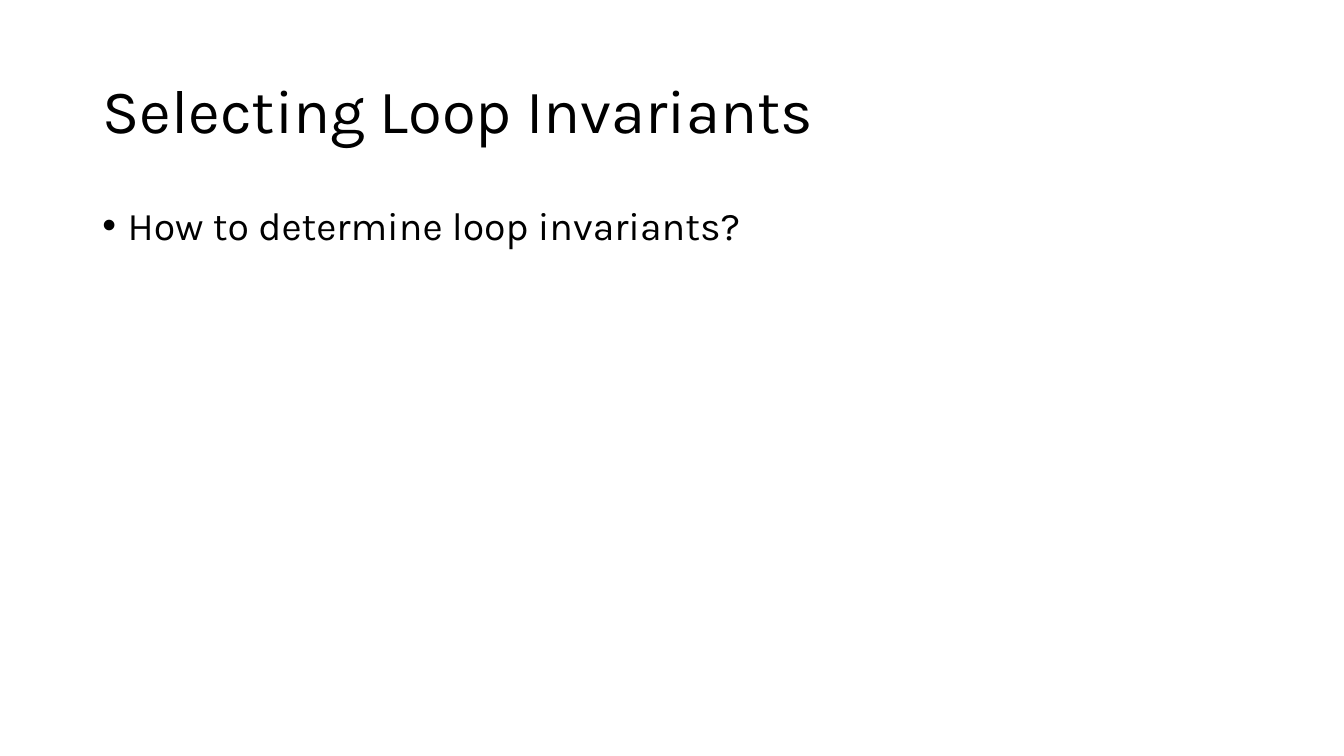
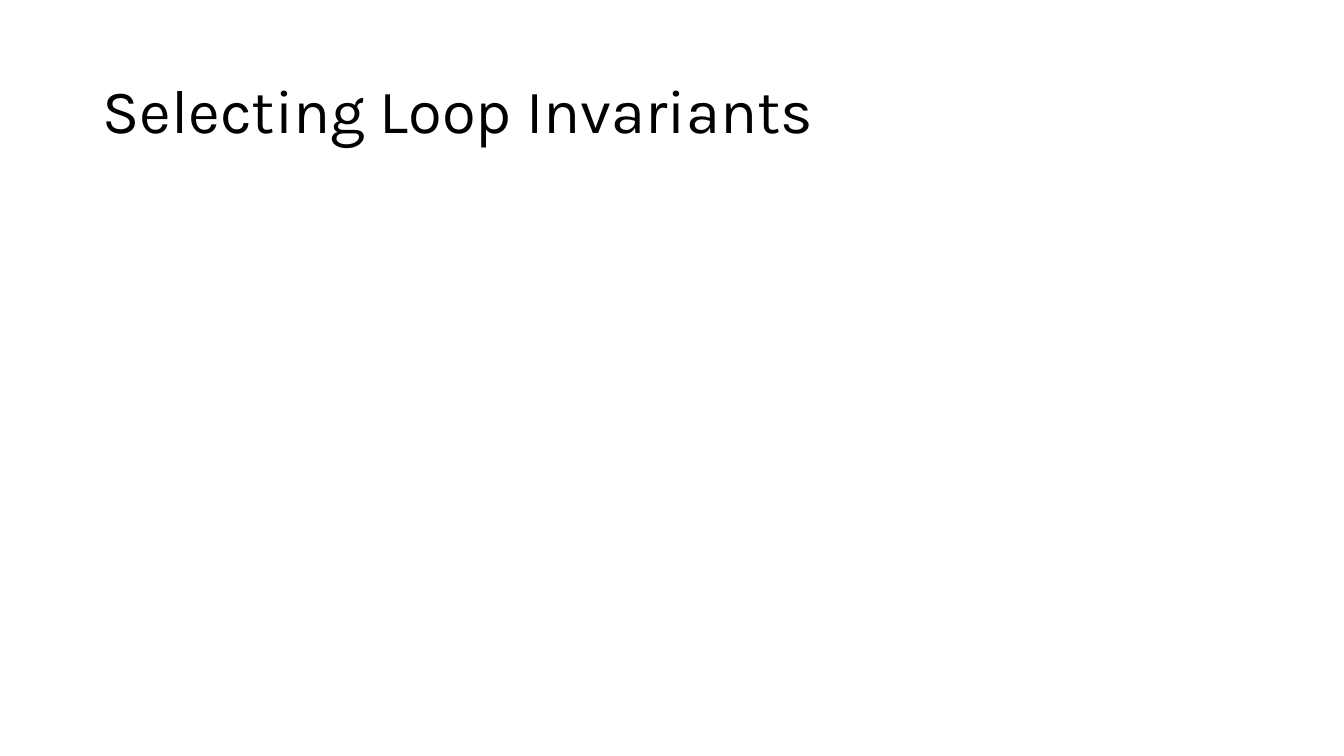
Before and after one commit to natebrunelle/cse417, a slide deck: slide 8 of markdown/files/slides/13.pptx. Drawn at 1344x756 pixels with LibreOffice and Linux fonts; fonts in the diff are those of the drawing; grey boxes stand for pictures. Boxes give left, top, right and bottom in pixels: in the first picture for what was removed or moved away, otherwise in the second. Text is boxed around its words. In the diff, an @@ line names an element or a change of style, - is before the commit and + after.

```diff
--- a/markdown/files/slides/13.pptx
+++ b/markdown/files/slides/13.pptx
@@ text removed at [128, 213, 740, 250] @@
-• How to determine loop invariants?
```
Also in this commit, not shown: 3 other slides changed, 1 slide removed, 1 other file.
